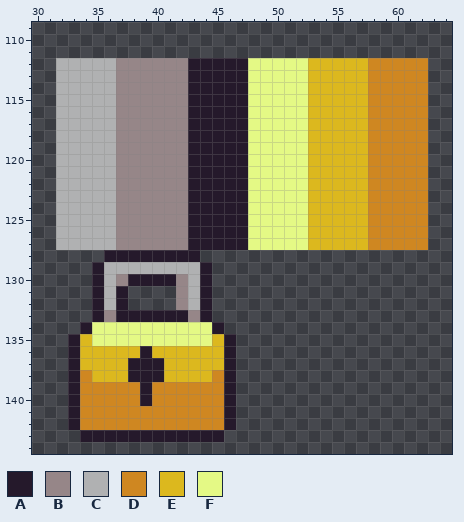
Two versions of one pixel-art file, assets/ui/ui.ase. Above: the version before the commit.
300x300 pixels, 1 frame. Colours within 5 levels of each other are drawn and written as one. Shown: x 30..64, y 109..144.
Visible layers, top first: "action", "bg".
Palette (. is transparent): A #25192b  B #968688  C #b0b1b2  D #cf8721  E #dcb81e  F #e4f985
Pixels before, first column x 32:
112 CCCCCBBBBBBAAAAAFFFFFEEEEEDDDDD
113 CCCCCBBBBBBAAAAAFFFFFEEEEEDDDDD
114 CCCCCBBBBBBAAAAAFFFFFEEEEEDDDDD
115 CCCCCBBBBBBAAAAAFFFFFEEEEEDDDDD
116 CCCCCBBBBBBAAAAAFFFFFEEEEEDDDDD
117 CCCCCBBBBBBAAAAAFFFFFEEEEEDDDDD
118 CCCCCBBBBBBAAAAAFFFFFEEEEEDDDDD
119 CCCCCBBBBBBAAAAAFFFFFEEEEEDDDDD
120 CCCCCBBBBBBAAAAAFFFFFEEEEEDDDDD
121 CCCCCBBBBBBAAAAAFFFFFEEEEEDDDDD
122 CCCCCBBBBBBAAAAAFFFFFEEEEEDDDDD
123 CCCCCBBBBBBAAAAAFFFFFEEEEEDDDDD
124 CCCCCBBBBBBAAAAAFFFFFEEEEEDDDDD
125 CCCCCBBBBBBAAAAAFFFFFEEEEEDDDDD
126 CCCCCBBBBBBAAAAAFFFFFEEEEEDDDDD
127 CCCCCBBBBBBAAAAAFFFFFEEEEEDDDDD
128 ....AAAAAAAA...................
129 ...ACCCCCCCCA..................
130 ...ACBAAAABCA..................
131 ...ACA....BCA..................
132 ...ACA....BCA..................
133 ...ABAAAAAABA..................
134 ..AFFFFFFFFFFA.................
135 .AEFFFFFFFFFFEA................
136 .AEEEEEAEEEEEEA................
137 .AEEEEAAAEEEEEA................
138 .ADEEEAAAEEEEDA................
139 .ADDDDDADDDDDDA................
140 .ADDDDDADDDDDDA................
141 .ADDDDDDDDDDDDA................
142 .ADDDDDDDDDDDDA................
143 ..AAAAAAAAAAAA.................
After:
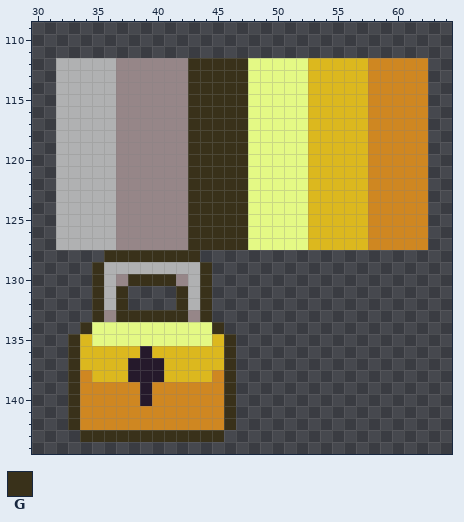
Colours new in this view: G #39311a
Edits made:
Changed rows in their new state; - is an unchanged pixel.
Layer "action":
first column x 33:
112 ----------GGGGG
113 ----------GGGGG
114 ----------GGGGG
115 ----------GGGGG
116 ----------GGGGG
117 ----------GGGGG
118 ----------GGGGG
119 ----------GGGGG
120 ----------GGGGG
121 ----------GGGGG
122 ----------GGGGG
123 ----------GGGGG
124 ----------GGGGG
125 ----------GGGGG
126 ----------GGGGG
127 ----------GGGGG
128 ---GGGGGGGG----
129 --G--------G---
130 --G--GGGG--G---
131 --G-G----G-G---
132 --G-G----G-G---
133 --G-GGGGGG-G---
134 -G----------G--
135 G------------G-
136 G------------G-
137 G------------G-
138 G------------G-
139 G------------G-
140 G------------G-
141 G------------G-
142 G------------G-
143 -GGGGGGGGGGGG--
Boxes around the changes in both pictures, in picture pixels (x1, y1, x2, y2):
changed: (68, 58, 248, 442)
